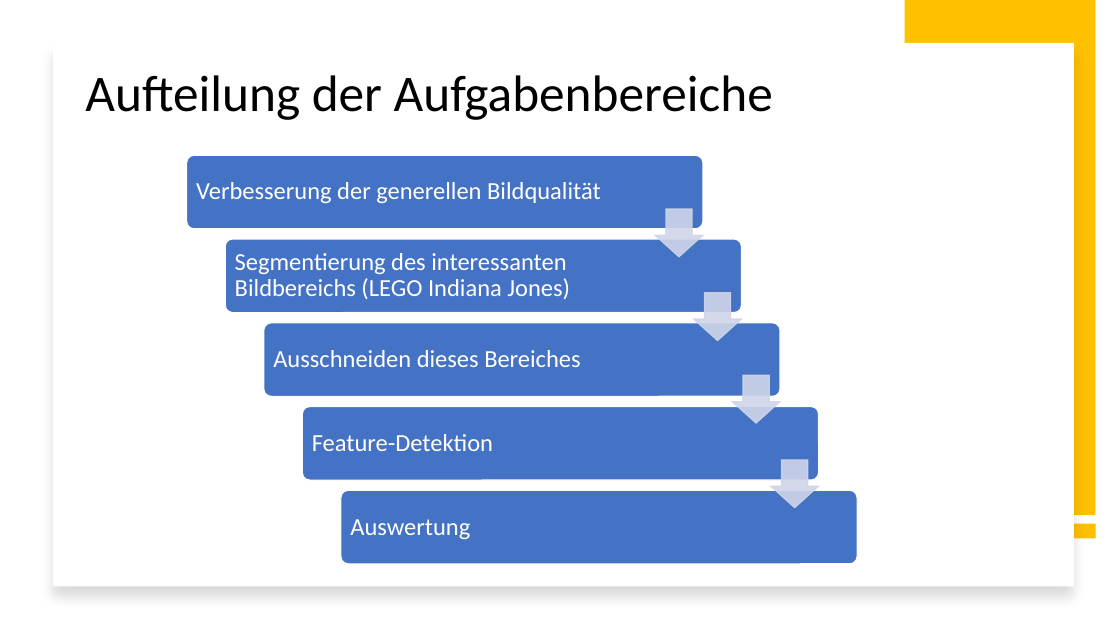
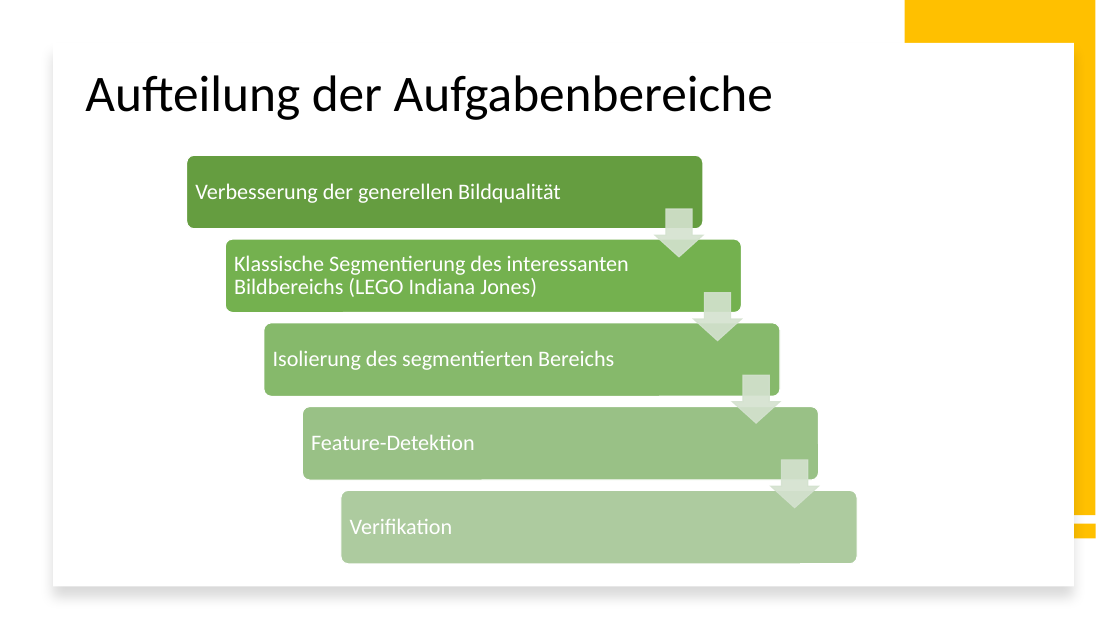
Before and after one commit to norbus161/Indiana-Jones-Defect-Detection, a slide deck: slide 2 of presentation/DIP-Project.pptx. Drawn at 1120x630 pixels with LibreOffice and Linux fonts; fonts in the diff are those of the drawing. Boxes give left, top, right and bottom in pixels: in the first picture for what was removed or moved away, otherwise in the second. Text is boxed around its words. In the diff, an @@ line names an element or a change of style, - is before the commit and + after.

```diff
--- a/presentation/DIP-Project.pptx
+++ b/presentation/DIP-Project.pptx
@@ rounded rectangle at (187,155,703,229): fill #4472C4 to #669D40 @@
@@ text "Verbesserung der generellen Bildqualität" at (195,183,561,203): size 21 to 19 pt @@
@@ rounded rectangle at (225,239,742,313): fill #4472C4 to #75B14F @@
@@ text at (234,255,629,297): text changed; size 21 to 19 pt @@
-Segmentierung des interessanten Bildbereichs (LEGO Indiana Jones)
+Klassische Segmentierung des interessanten Bildbereichs (LEGO Indiana Jones)
@@ rounded rectangle at (264,323,781,397): fill #4472C4 to #87B86B @@
@@ text at (273,350,614,370): text changed; size 21 to 19 pt @@
-Ausschneiden dieses Bereiches
+Isolierung des segmentierten Bereichs
@@ rounded rectangle at (302,407,819,481): fill #4472C4 to #9AC186 @@
@@ text "Feature-Detektion" at (311,434,475,450): size 21 to 19 pt @@
@@ fill #CFD5EA at 90% opacity to #D5E3CF at 90% opacity; outline #CFD5EA 1 pt to #D5E3CF 1 pt in 4 elements at (655,209,703,257), (694,293,742,341), (733,376,781,423), (771,460,819,508) @@
@@ rounded rectangle at (341,491,858,565): fill #4472C4 to #ADCBA0 @@
@@ text at (350,519,452,534): text changed; size 21 to 19 pt @@
-Auswertung
+Verifikation
```
Also in this commit, not shown: 8 other slides changed, 2 slides added, 2 slides removed.
